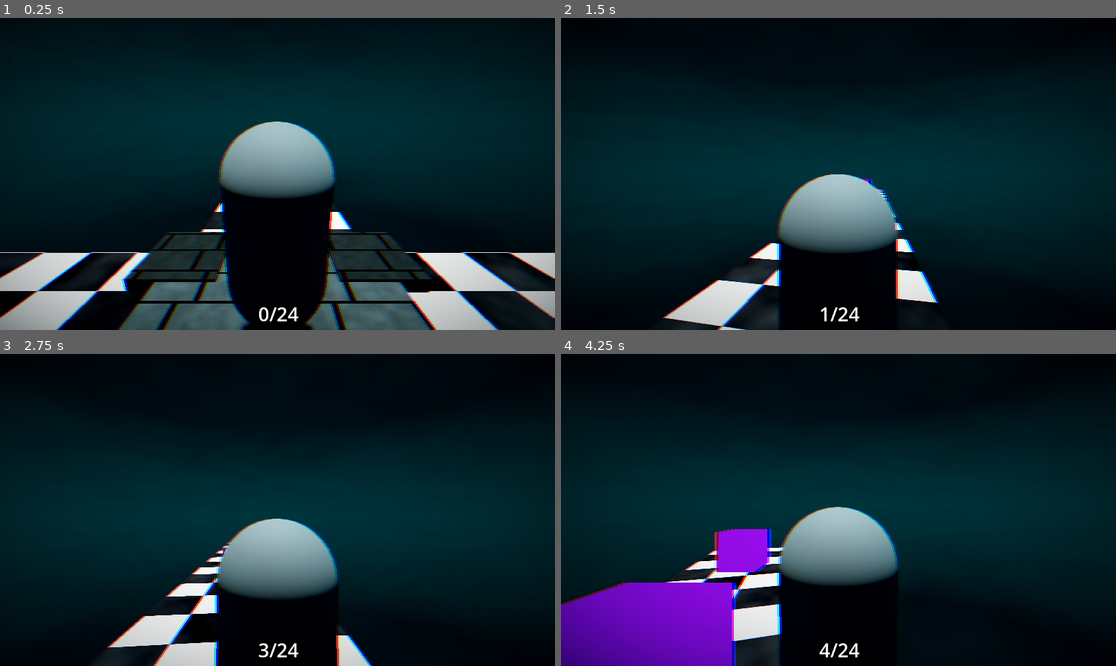
Above: before the commit, frames 1-4 (two rows, left to right).
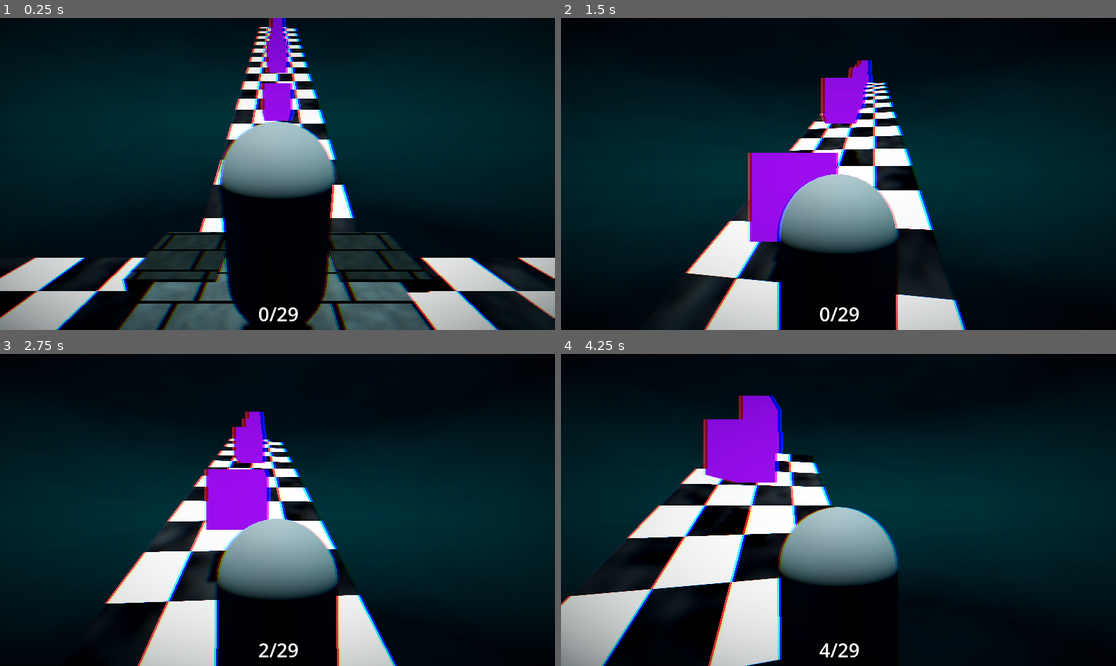
Above: after the commit, the same moments.

Repository: moonwavestudios/Voidscape
Game: Godot game, scene res://main.tscn
Two runs of this game, one before a commit and one after it. Both use one fixed random seed, a clock stepped at 60 frames per second and the inputs below.
Inputs (mouse positions are in pixels of both pictures, inside the frame that each line leads up to):
- Up to frame 1 (0.25 s): no input
- Up to frame 2 (1.5 s): tap Enter (ui_accept) at 0.5, 0.77 s; move the mouse to (866, 174) at 0.52 s; hold Up (ui_up) from 0.53 s (still down); tap E (dash) at 0.6, 1.35 s; move the mouse to (810, 174) at 1.27 s
- Up to frame 3 (2.75 s): keep holding Up (ui_up); tap Enter (ui_accept) at 1.52 s; move the mouse to (288, 503) at 2.02 s; tap E (dash) at 2.1 s
- Up to frame 4 (4.25 s): keep holding Up (ui_up); move the mouse to (832, 516) at 2.77 s; tap E (dash) at 2.85, 3.6 s; tap Enter (ui_accept) at 3.02, 3.77 s; move the mouse to (877, 513) at 3.52 s

The runs differ from the first frame. In frame 1, 5.2% of the frame differs, in the area x 0-100%, y 0-98%; in frame 2, 15%; in frame 3, 12%; in frame 4, 22%, in the area x 0-54%, y 13-100%.

Commit message:
added world 2

Diff:
--- /dev/null
+++ b/scenes/world_2.tscn
@@ -0,0 +1,360 @@
+[gd_scene format=3 uid="uid://kf41wb16d424"]
+
+[ext_resource type="Shader" uid="uid://bi6vgst2td81v" path="res://shaders/underwater_stone.gdshader" id="1_tjjxi"]
+[ext_resource type="Shader" uid="uid://daywub3pgh2h8" path="res://shaders/checkerboard_floor.gdshader" id="2_kiokp"]
+[ext_resource type="PackedScene" uid="uid://ccxx1fvlstxf7" path="res://scenes/gifts.tscn" id="3_2diqr"]
+
+[sub_resource type="BoxShape3D" id="BoxShape3D_kiokp"]
+size = Vector3(1, 0.9974365, 1.0222473)
+
+[sub_resource type="ShaderMaterial" id="ShaderMaterial_1bvp3"]
+render_priority = 0
+shader = ExtResource("1_tjjxi")
+shader_parameter/stone_light = Color(0.48570347, 0.48570353, 0.4857034, 1)
+shader_parameter/stone_dark = Color(0.31061712, 0.31061712, 0.3106171, 1)
+shader_parameter/grout_color = Color(0, 0, 0, 1)
+shader_parameter/tile_size = 0.57400002400512
+shader_parameter/roughness_base = 0.7
+shader_parameter/wetness = 0.0
+shader_parameter/caustic_strength = 0.0
+shader_parameter/caustic_speed = 0.35
+shader_parameter/grout_width = 0.07
+shader_parameter/teal_shift = 0.6
+
+[sub_resource type="BoxMesh" id="BoxMesh_2diqr"]
+material = SubResource("ShaderMaterial_1bvp3")
+
+[sub_resource type="Shader" id="Shader_axyqp"]
+code = "shader_type spatial;
+
+uniform vec4 stone_light : source_color = vec4(0.35, 0.75, 0.72, 1.0);
+uniform vec4 stone_dark : source_color = vec4(0.04, 0.14, 0.16, 1.0);
+uniform vec4 grout_color : source_color = vec4(0.02, 0.08, 0.10, 1.0);
+uniform float tile_size : hint_range(0.1, 10.0) = 1.0;
+uniform float roughness_base : hint_range(0.0, 1.0) = 0.7;
+uniform float wetness : hint_range(0.0, 1.0) = 0.55;
+uniform float caustic_strength : hint_range(0.0, 1.0) = 0.18;
+uniform float caustic_speed : hint_range(0.0, 2.0) = 0.35;
+uniform float grout_width : hint_range(0.0, 0.5) = 0.07;
+uniform float teal_shift : hint_range(0.0, 1.0) = 0.6;
+
+float hash(vec2 p) {
+	return fract(sin(dot(p, vec2(127.1, 311.7))) * 43758.5453);
+}
+
+float hash1(float n) {
+	return fract(sin(n) * 43758.5453);
+}
+
+float noise(vec2 p) {
+	vec2 i = floor(p);
+	vec2 f = fract(p);
+	f = f * f * (3.0 - 2.0 * f);
+	float a = hash(i);
+	float b = hash(i + vec2(1.0, 0.0));
+	float c = hash(i + vec2(0.0, 1.0));
+	float d = hash(i + vec2(1.0, 1.0));
+	return mix(mix(a, b, f.x), mix(c, d, f.x), f.y);
+}
+
+float fbm(vec2 p) {
+	float v = 0.0;
+	float a = 0.5;
+	for (int i = 0; i < 4; i++) {
+		v += a * noise(p);
+		p *= 2.1;
+		a *= 0.5;
+	}
+	return v;
+}
+
+float caustics(vec2 uv, float t) {
+	float n1 = noise(uv * 2.0 + vec2(t * 0.5, t * 0.3));
+	float n2 = noise(uv * 4.0 - vec2(t * 0.4, t * 0.6));
+	float n3 = noise(uv * 8.0 + vec2(t * 0.2, t * 0.7));
+	return n1 * 0.5 + n2 * 0.3 + n3 * 0.2;
+}
+
+vec2 brick_uv(vec2 world_xz, float bw, float bh, float offset) {
+	float row = floor(world_xz.y / bh);
+	float shift = mod(row, 2.0) * offset;
+	float col = floor((world_xz.x + shift) / bw);
+	vec2 local = vec2(
+		fract((world_xz.x + shift) / bw),
+		fract(world_xz.y / bh)
+	);
+	return local;
+}
+
+varying vec3 world_pos;
+varying vec3 world_normal;
+
+void vertex() {
+	world_pos = (MODEL_MATRIX * vec4(VERTEX, 1.0)).xyz;
+	world_normal = normalize((MODEL_MATRIX * vec4(NORMAL, 0.0)).xyz);
+}
+
+void fragment() {
+	float bw = tile_size * 2.0;
+	float bh = tile_size;
+
+	vec2 xz = world_pos.xz;
+	vec2 xy = world_pos.xy;
+	vec2 zy = world_pos.zy;
+
+	vec3 blend = abs(world_normal);
+	blend = pow(blend, vec3(4.0));
+	blend /= blend.x + blend.y + blend.z + 0.001;
+
+	vec2 local_xz = brick_uv(xz / tile_size, 2.0, 1.0, 0.5);
+	vec2 local_xy = brick_uv(xy / tile_size, 2.0, 1.0, 0.5);
+	vec2 local_zy = brick_uv(zy / tile_size, 2.0, 1.0, 0.5);
+
+	float grout_xz = step(1.0 - grout_width, local_xz.x) + step(1.0 - grout_width, local_xz.y);
+	float grout_xy = step(1.0 - grout_width, local_xy.x) + step(1.0 - grout_width, local_xy.y);
+	float grout_zy = step(1.0 - grout_width, local_zy.x) + step(1.0 - grout_width, local_zy.y);
+	float grout = clamp(
+		grout_xz * blend.y + grout_xy * blend.z + grout_zy * blend.x,
+		0.0, 1.0
+	);
+
+	float stone_xz = fbm(xz / tile_size * 3.5 + 7.3);
+	float stone_xy = fbm(xy / tile_size * 3.5 + 2.1);
+	float stone_zy = fbm(zy / tile_size * 3.5 + 4.7);
+	float stone_detail = stone_xz * blend.y + stone_xy * blend.z + stone_zy * blend.x;
+
+	vec3 base = mix(stone_dark.rgb, stone_light.rgb, stone_detail);
+	base = mix(base, grout_color.rgb, grout);
+
+	float t = TIME * caustic_speed;
+	float caustic_val = caustics(xz / tile_size * 0.5, t);
+	vec3 teal = vec3(0.1, 0.9, 0.85);
+	base += teal * caustic_val * caustic_strength * (1.0 - grout);
+
+	float lum = dot(base, vec3(0.299, 0.587, 0.114));
+	base = mix(base, mix(vec3(lum), teal, 0.5) * (lum + 0.1), teal_shift * 0.4);
+
+	ALBEDO = clamp(base, 0.0, 1.0);
+	ROUGHNESS = mix(roughness_base, roughness_base * 0.3, wetness * (1.0 - grout));
+	METALLIC = 0.0;
+	SPECULAR = mix(0.1, 0.7, wetness * (1.0 - grout));
+}
+"
+
+[sub_resource type="ShaderMaterial" id="ShaderMaterial_lquwl"]
+render_priority = 0
+shader = SubResource("Shader_axyqp")
+shader_parameter/stone_light = Color(0.13682565, 0.13682577, 0.13682571, 1)
+shader_parameter/stone_dark = Color(0.2231029, 0.2231029, 0.22310284, 1)
+shader_parameter/grout_color = Color(0, 0, 0, 1)
+shader_parameter/tile_size = 0.57400002400512
+shader_parameter/roughness_base = 0.7
+shader_parameter/wetness = 0.0
+shader_parameter/caustic_strength = 0.0
+shader_parameter/caustic_speed = 0.35
+shader_parameter/grout_width = 0.07
+shader_parameter/teal_shift = 0.6
+
+[sub_resource type="BoxMesh" id="BoxMesh_3m0gu"]
+material = SubResource("ShaderMaterial_lquwl")
+
+[sub_resource type="BoxShape3D" id="BoxShape3D_2diqr"]
+size = Vector3(1, 0.9974365, 1.0222473)
+
+[sub_resource type="ShaderMaterial" id="ShaderMaterial_4lv6h"]
+render_priority = 0
+shader = ExtResource("2_kiokp")
+shader_parameter/tile_color_a = Color(1, 1, 1, 1)
+shader_parameter/tile_color_b = Color(0.02, 0.02, 0.04, 1)
+shader_parameter/tile_size = 1.0
+shader_parameter/emission_strength = 1.8
+shader_parameter/roughness_a = 0.15
+shader_parameter/roughness_b = 0.9
+shader_parameter/wetness = 0.6
+shader_parameter/caustic_strength = 0.25
+shader_parameter/caustic_speed = 0.4
+
+[sub_resource type="BoxMesh" id="BoxMesh_axyqp"]
+material = SubResource("ShaderMaterial_4lv6h")
+
+[sub_resource type="BoxShape3D" id="BoxShape3D_axyqp"]
+size = Vector3(1, 0.9974365, 0.53583527)
+
+[sub_resource type="ShaderMaterial" id="ShaderMaterial_puv4i"]
+render_priority = 0
+shader = ExtResource("2_kiokp")
+shader_parameter/tile_color_a = Color(1, 1, 1, 1)
+shader_parameter/tile_color_b = Color(0.02, 0.02, 0.04, 1)
+shader_parameter/tile_size = 1.0
+shader_parameter/emission_strength = 1.8
+shader_parameter/roughness_a = 0.15
+shader_parameter/roughness_b = 0.9
+shader_parameter/wetness = 0.6
+shader_parameter/caustic_strength = 0.25
+shader_parameter/caustic_speed = 0.4
+
+[sub_resource type="BoxMesh" id="BoxMesh_o7h1l"]
+material = SubResource("ShaderMaterial_puv4i")
+
+[node name="world_2" type="Node3D" unique_id=826004647]
+
+[node name="middle" type="StaticBody3D" parent="." unique_id=1381471001]
+transform = Transform3D(4, 0, 0, 0, 0.552, 0, 0, 0, 4, 0, 0, 0)
+
+[node name="CollisionShape3D" type="CollisionShape3D" parent="middle" unique_id=653307734]
+transform = Transform3D(0.99999934, 0, 0, 0, 0.9999995, 0, 0, 0, 0.9999965, 0, 0, 0)
+shape = SubResource("BoxShape3D_kiokp")
+
+[node name="MeshInstance3D" type="MeshInstance3D" parent="middle/CollisionShape3D" unique_id=1561429270]
+mesh = SubResource("BoxMesh_2diqr")
+
+[node name="CollisionShape3D2" type="CollisionShape3D" parent="middle" unique_id=695608982]
+transform = Transform3D(0.37113547, 0, 0, 0, 1.189846, 0, 0, 0, 0.35918862, 0.44261312, 0, 0.4450636)
+shape = SubResource("BoxShape3D_kiokp")
+
+[node name="MeshInstance3D" type="MeshInstance3D" parent="middle/CollisionShape3D2" unique_id=2025991265]
+mesh = SubResource("BoxMesh_3m0gu")
+
+[node name="CollisionShape3D3" type="CollisionShape3D" parent="middle" unique_id=1345790662]
+transform = Transform3D(0.37113547, 0, 0, 0, 1.189846, 0, 0, 0, 0.35918862, -0.43732962, 0, 0.4450636)
+shape = SubResource("BoxShape3D_kiokp")
+
+[node name="MeshInstance3D" type="MeshInstance3D" parent="middle/CollisionShape3D3" unique_id=1435364577]
+mesh = SubResource("BoxMesh_3m0gu")
+
+[node name="CollisionShape3D4" type="CollisionShape3D" parent="middle" unique_id=1616636070]
+transform = Transform3D(0.37113547, 0, 0, 0, 1.189846, 0, 0, 0, 0.35918862, 0.44261312, 0, -0.42140007)
+shape = SubResource("BoxShape3D_kiokp")
+
+[node name="MeshInstance3D" type="MeshInstance3D" parent="middle/CollisionShape3D4" unique_id=1581186194]
+mesh = SubResource("BoxMesh_3m0gu")
+
+[node name="CollisionShape3D5" type="CollisionShape3D" parent="middle" unique_id=1299640752]
+transform = Transform3D(0.37113547, 0, 0, 0, 1.189846, 0, 0, 0, 0.35918862, -0.43732962, 0, -0.42140007)
+shape = SubResource("BoxShape3D_kiokp")
+
+[node name="MeshInstance3D" type="MeshInstance3D" parent="middle/CollisionShape3D5" unique_id=928547888]
+mesh = SubResource("BoxMesh_3m0gu")
+
+[node name="floor" type="StaticBody3D" parent="." unique_id=1901967184]
+transform = Transform3D(3.8134303, 0, 0, 0, 0.12740725, 0, 0, 0, 26.574448, 0, 0, 15.300276)
+
+[node name="CollisionShape3D" type="CollisionShape3D" parent="floor" unique_id=535374904]
+transform = Transform3D(0.99999934, 0, 0, 0, 0.9999995, 0, 0, 0, 0.9999965, 0, 0, 0)
+shape = SubResource("BoxShape3D_2diqr")
+
+[node name="MeshInstance3D" type="MeshInstance3D" parent="floor/CollisionShape3D" unique_id=137810961]
+mesh = SubResource("BoxMesh_axyqp")
+
+[node name="floor2" type="StaticBody3D" parent="." unique_id=1934842441]
+transform = Transform3D(3.8134303, 0, 0, 0, 0.12740725, 0, 0, 0, 26.574448, 0, 0, -15.192102)
+
+[node name="CollisionShape3D" type="CollisionShape3D" parent="floor2" unique_id=1746807124]
+transform = Transform3D(0.99999934, 0, 0, 0, 0.9999995, 0, 0, 0, 0.9999965, 0, 0, 0)
+shape = SubResource("BoxShape3D_2diqr")
+
+[node name="MeshInstance3D" type="MeshInstance3D" parent="floor2/CollisionShape3D" unique_id=1170937260]
+mesh = SubResource("BoxMesh_axyqp")
+
+[node name="floor4" type="StaticBody3D" parent="." unique_id=1817887572]
+transform = Transform3D(-1.6669031e-07, 0, -26.574446, 0, 0.12740724, 0, 3.8134298, 0, -1.161606e-06, -15.359726, 0, 0.056916237)
+
+[node name="CollisionShape3D" type="CollisionShape3D" parent="floor4" unique_id=614501360]
+transform = Transform3D(0.99999934, 0, 0, 0, 0.9999995, 0, 0, 0, 0.9999965, 0, 0, 0)
+shape = SubResource("BoxShape3D_axyqp")
+
+[node name="MeshInstance3D" type="MeshInstance3D" parent="floor4/CollisionShape3D" unique_id=1363461019]
+mesh = SubResource("BoxMesh_o7h1l")
+
+[node name="floor6" type="StaticBody3D" parent="." unique_id=622537411]
+transform = Transform3D(-1.5112066e-07, -0.053766012, -24.092266, -7.0343525e-08, 0.11550679, -11.214449, 3.8134298, 0, -1.1616061e-06, -40.657, -5.6, 0.057)
+
+[node name="CollisionShape3D" type="CollisionShape3D" parent="floor6" unique_id=1246950741]
+transform = Transform3D(0.9999994, 2.5228158e-15, -7.219114e-12, 0, 0.99999964, 0, -1.3322676e-15, -2.3283064e-10, 0.99999654, 0, -1.5258789e-05, -0.23178399)
+shape = SubResource("BoxShape3D_axyqp")
+
+[node name="MeshInstance3D" type="MeshInstance3D" parent="floor6/CollisionShape3D" unique_id=542523261]
+transform = Transform3D(0.99999976, -7.990295e-17, 2.842171e-14, 2.3265518e-14, 0.7852827, 5.4777948e-21, 4.440892e-16, -1.2382168e-23, 0.53555, 0, 0, 0)
+mesh = SubResource("BoxMesh_o7h1l")
+
+[node name="floor5" type="StaticBody3D" parent="." unique_id=30831074]
+transform = Transform3D(-1.6669031e-07, 0, -26.574446, 0, 0.12740724, 0, 3.8134298, 0, -1.161606e-06, 15.2173, 0, 0.056916237)
+
+[node name="CollisionShape3D" type="CollisionShape3D" parent="floor5" unique_id=604488470]
+transform = Transform3D(0.99999934, 0, 0, 0, 0.9999995, 0, 0, 0, 0.9999965, 0, 0, 0)
+shape = SubResource("BoxShape3D_axyqp")
+
+[node name="MeshInstance3D" type="MeshInstance3D" parent="floor5/CollisionShape3D" unique_id=555438667]
+mesh = SubResource("BoxMesh_o7h1l")
+
+[node name="gifts" parent="." unique_id=702350556 instance=ExtResource("3_2diqr")]
+transform = Transform3D(1, 0, 0, 0, 1, 0, 0, 0, 1, 0, 0.7992177, 15.300276)
+
+[node name="gifts2" parent="." unique_id=691981776 instance=ExtResource("3_2diqr")]
+transform = Transform3D(1, 0, 0, 0, 1, 0, 0, 0, 1, 0, 0.7992177, 11.435918)
+
+[node name="gifts3" parent="." unique_id=71926687 instance=ExtResource("3_2diqr")]
+transform = Transform3D(1, 0, 0, 0, 1, 0, 0, 0, 1, 0, 0.7992177, 18.914196)
+
+[node name="gifts4" parent="." unique_id=1908736460 instance=ExtResource("3_2diqr")]
+transform = Transform3D(1, 0, 0, 0, 1, 0, 0, 0, 1, 0, 0.7992177, 22.424875)
+
+[node name="gifts5" parent="." unique_id=1872269092 instance=ExtResource("3_2diqr")]
+transform = Transform3D(1, 0, 0, 0, 1, 0, 0, 0, 1, 0, 0.7992177, 25.7674)
+
+[node name="gifts6" parent="." unique_id=76775676 instance=ExtResource("3_2diqr")]
+transform = Transform3D(1, 0, 0, 0, 1, 0, 0, 0, 1, 0, 0.7992177, 7.45487)
+
+[node name="gifts7" parent="." unique_id=1969741480 instance=ExtResource("3_2diqr")]
+transform = Transform3D(1, 0, 0, 0, 1, 0, 0, 0, 1, 0, 0.9328399, -5.992098)
+
+[node name="gifts8" parent="." unique_id=2094467766 instance=ExtResource("3_2diqr")]
+transform = Transform3D(1, 0, 0, 0, 1, 0, 0, 0, 1, 0, 1.0357432, -9.29282)
+
+[node name="gifts9" parent="." unique_id=296710586 instance=ExtResource("3_2diqr")]
+transform = Transform3D(1, 0, 0, 0, 1, 0, 0, 0, 1, 0, 1.017622, -12.704262)
+
+[node name="gifts10" parent="." unique_id=1596660102 instance=ExtResource("3_2diqr")]
+transform = Transform3D(1, 0, 0, 0, 1, 0, 0, 0, 1, 0, 1.0786304, -16.251871)
+
+[node name="gifts12" parent="." unique_id=1792453201 instance=ExtResource("3_2diqr")]
+transform = Transform3D(1, 0, 0, 0, 1, 0, 0, 0, 1, 0, 1.0840206, -20.21704)
+
+[node name="gifts25" parent="." unique_id=1935455370 instance=ExtResource("3_2diqr")]
+transform = Transform3D(1, 0, 0, 0, 1, 0, 0, 0, 1, 0, 1.0840206, -24.515223)
+
+[node name="gifts13" parent="." unique_id=415643138 instance=ExtResource("3_2diqr")]
+transform = Transform3D(-4.371139e-08, 0, -1, 0, 1, 0, 1, 0, -4.371139e-08, 6.1615486, 0.7992177, 0.22790241)
+
+[node name="gifts14" parent="." unique_id=1186036572 instance=ExtResource("3_2diqr")]
+transform = Transform3D(-4.371139e-08, 0, -1, 0, 1, 0, 1, 0, -4.371139e-08, 9.462271, 0.7992177, 0.22790241)
+
+[node name="gifts15" parent="." unique_id=366277970 instance=ExtResource("3_2diqr")]
+transform = Transform3D(-4.371139e-08, 0, -1, 0, 1, 0, 1, 0, -4.371139e-08, 12.873713, 0.7992177, 0.22790241)
+
+[node name="gifts16" parent="." unique_id=631639613 instance=ExtResource("3_2diqr")]
+transform = Transform3D(-4.371139e-08, 0, -1, 0, 1, 0, 1, 0, -4.371139e-08, 16.421322, 0.7992177, 0.22790241)
+
+[node name="gifts17" parent="." unique_id=1673261689 instance=ExtResource("3_2diqr")]
+transform = Transform3D(-4.371139e-08, 0, -1, 0, 1, 0, 1, 0, -4.371139e-08, 24.79475, 0.7992177, 0.22790241)
+
+[node name="gifts18" parent="." unique_id=1985918105 instance=ExtResource("3_2diqr")]
+transform = Transform3D(-4.371139e-08, 0, -1, 0, 1, 0, 1, 0, -4.371139e-08, 20.38649, 0.7992177, 0.22790241)
+
+[node name="gifts19" parent="." unique_id=444037567 instance=ExtResource("3_2diqr")]
+transform = Transform3D(-4.371139e-08, 0, -1, 0, 1, 0, 1, 0, -4.371139e-08, -24.596165, 0.7992177, 0.22790241)
+
+[node name="gifts20" parent="." unique_id=1648424180 instance=ExtResource("3_2diqr")]
+transform = Transform3D(-4.371139e-08, 0, -1, 0, 1, 0, 1, 0, -4.371139e-08, -21.295443, 0.7992177, 0.22790241)
+
+[node name="gifts21" parent="." unique_id=902553640 instance=ExtResource("3_2diqr")]
+transform = Transform3D(-4.371139e-08, 0, -1, 0, 1, 0, 1, 0, -4.371139e-08, -17.884, 0.7992177, 0.22790241)
+
+[node name="gifts22" parent="." unique_id=1492336553 instance=ExtResource("3_2diqr")]
+transform = Transform3D(-4.371139e-08, 0, -1, 0, 1, 0, 1, 0, -4.371139e-08, -14.336391, 0.7992177, 0.22790241)
+
+[node name="gifts23" parent="." unique_id=2104172413 instance=ExtResource("3_2diqr")]
+transform = Transform3D(-4.371139e-08, 0, -1, 0, 1, 0, 1, 0, -4.371139e-08, -5.962963, 0.7992177, 0.22790241)
+
+[node name="gifts24" parent="." unique_id=464507678 instance=ExtResource("3_2diqr")]
+transform = Transform3D(-4.371139e-08, 0, -1, 0, 1, 0, 1, 0, -4.371139e-08, -10.371223, 0.7992177, 0.22790241)
--- a/scripts/game.gd
+++ b/scripts/game.gd
@@ -17,10 +17,13 @@
 
 var exit_open = false
 
-var floors: Array[PackedScene] = [
-	preload("res://scenes/world_test.tscn"),
-	preload("res://scenes/world_1.tscn"),
-]
+var floors = {
+	1: [
+		preload("res://scenes/world_test.tscn"),
+		preload("res://scenes/world_1.tscn"),
+		preload("res://scenes/world_2.tscn"),
+	]
+}
 
 func seeded_pick_random(array: Array):
 	if array.is_empty():
@@ -34,7 +37,7 @@
 	return rng.randf_range(min_val, max_val)
 
 func spawn_random_room() -> Node3D:
-	var picked_scene = seeded_pick_random(floors)
+	var picked_scene = seeded_pick_random(floors.get(level, 1))
 	if picked_scene == null:
 		push_error("No floors available to spawn")
 		return null
